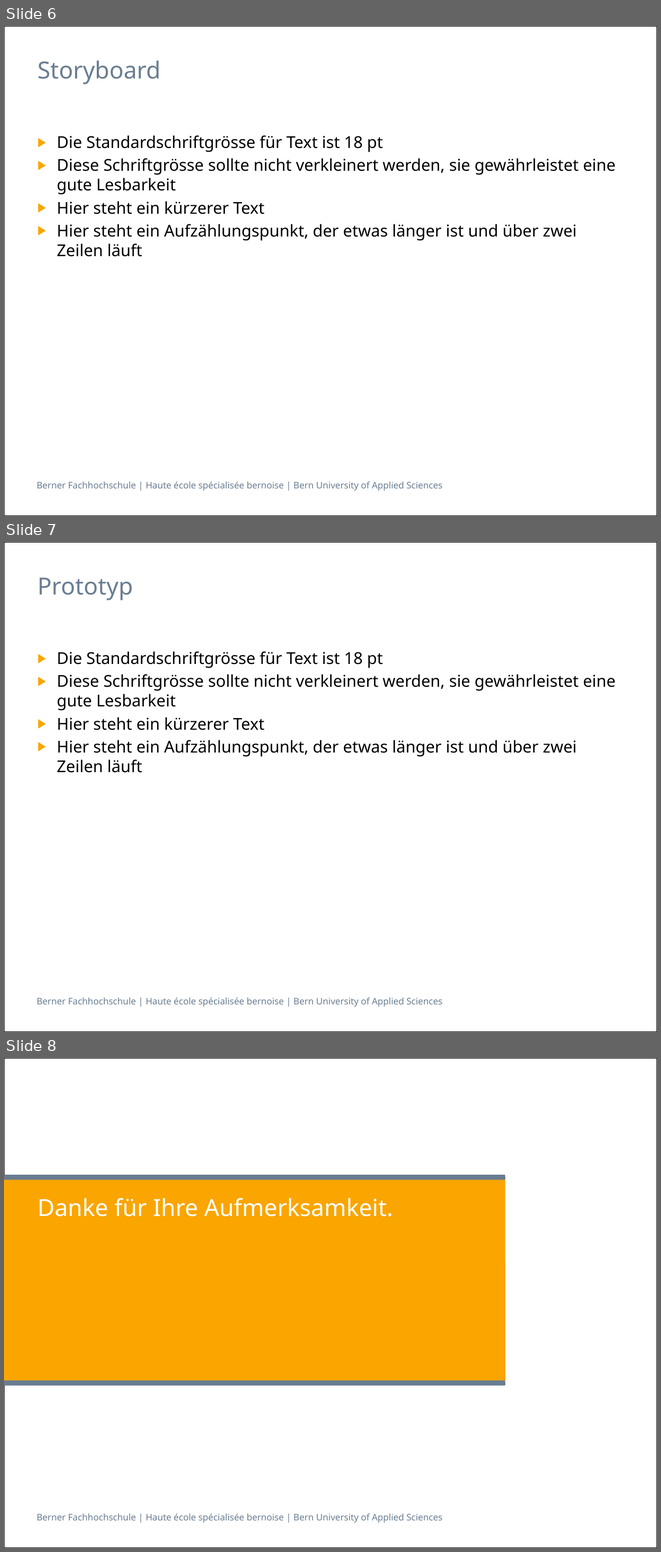
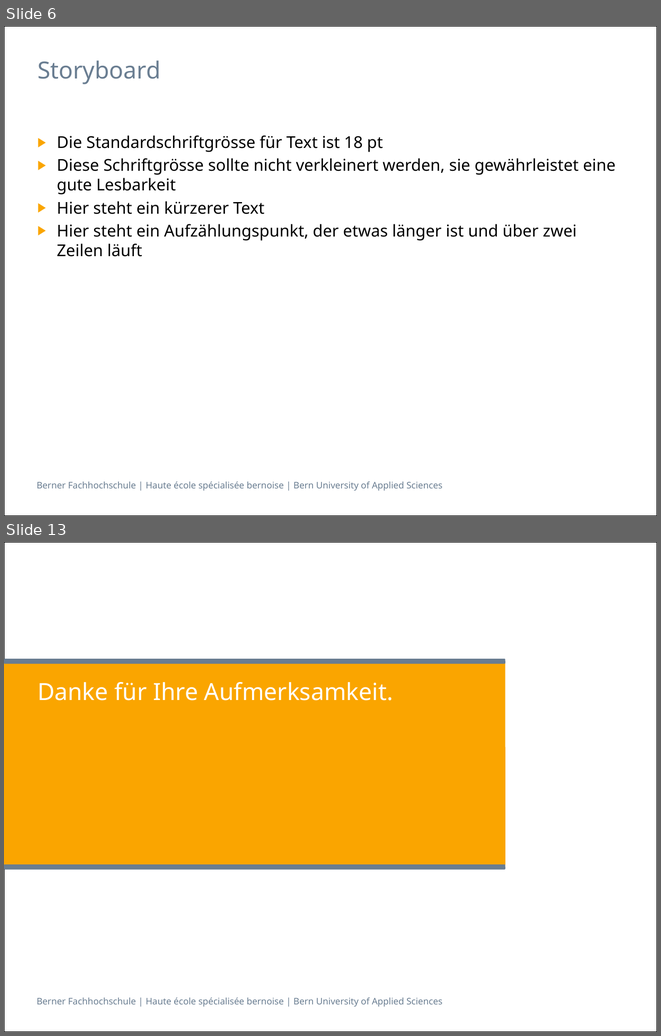
Before and after one commit to sevib1/ch.bfh.btx8081.w2016.blue, a slide deck: doc/CS1/Präsentation_CS1_Task_3_Blau.pptx. Shown one above the other, each under a label of ours: slides 6, 7 and 8 before the commit, slides 6 and 13 after it; the slides between them are not shown. The pictures are 661x1552 and 661x1036 pixels, drawn with LibreOffice and Linux fonts; fonts in the diff are those of the drawing. Boxes give left, top, right and bottom in pixels: in the first picture for what was removed or moved away, otherwise in the second. Text is boxed around its words. In the diff, an @@ line names an element or a change of style, - is before the commit and + after.

Commit message:
Prototyp Powerpoint Vorarbeit
Prototyp, Verlinkungen

```diff
--- a/doc/CS1/Präsentation_CS1_Task_3_Blau.pptx
+++ b/doc/CS1/Präsentation_CS1_Task_3_Blau.pptx
@@ slide 7 removed at [4,542,657,1032], background #FFFFFF; not listed: 2 template elements that a slide beside it also shows @@
@@ title removed at [37,578,133,600] @@
-Prototyp
@@ text removed at [57,651,616,773] @@
-▶ Die Standardschriftgrösse für Text ist 18 pt
-▶ Diese Schriftgrösse sollte nicht verkleinert werden, sie gewährleistet eine gute Lesbarkeit
-▶ Hier steht ein kürzerer Text
-▶ Hier steht ein Aufzählungspunkt, der etwas länger ist und über zwei Zeilen läuft
@@ what was slide 8 is now slide 13 @@
```
Also in this commit, not shown: 6 slides added.
